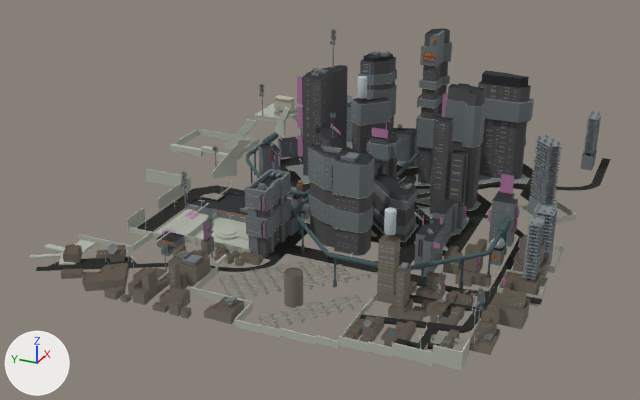
Two versions of the FBX model Assets/Models/CuberpunkCityWithKaws.fbx, one commit apart.
Before and after are seen from a 50 mm camera at (-1028.0, -447.0, 523.0) aimed at (-34.0, 0.0, 26.0). Lighting does not change. The marker at lower left points along +X, +Y and +Z. The picture after the commit comes second. Where no turn or scale is listed for an object, it has been applied to the vertices. Vertices at exactly the same position are counted once.

Names of what the first picture shows: 'Cuberpunk2077'.
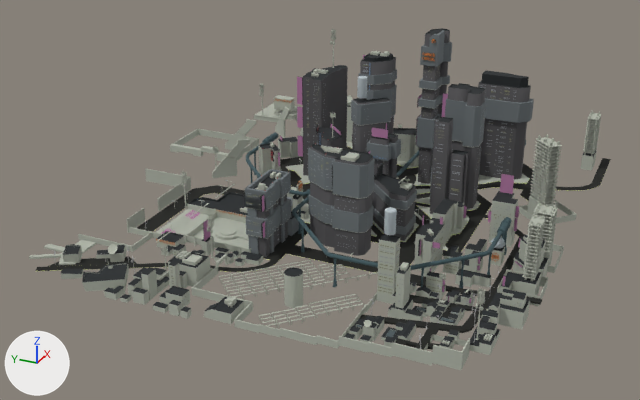
What differs and where, as boxes [x1, y1, x2, y2] in the pictures (640 x 400 px):
part 1 of me_cuberpunk2077_001, reshaped
    before: [157, 144, 523, 289]
part 2 of me_cuberpunk2077_001, recoloured
    both: [286, 142, 530, 250]
part 3 of me_cuberpunk2077_001, recoloured
    both: [111, 41, 484, 325]
part 4 of me_cuberpunk2077_001, edited (looks the same)
    both: [157, 130, 518, 243]
part 5 of me_cuberpunk2077_001, recoloured
    both: [63, 234, 548, 345]

What the commit changed:
me_cuberpunk2077_001 is used by ob_cuberpunk2077; location (0.0, 0.0, 0.0).
me_cuberpunk2077_001 had 49633 vertices, 63670 faces and spanned x -327.0..348.0, y -331.0..319.0, z -4.0..224.0.
me_cuberpunk2077_001 no longer uses material mat_meshpart2mtl (grey #7f878a).
me_cuberpunk2077_001 now has 49028 vertices, 35500 faces and spans x -327.0..348.0, y -331.0..319.0, z -4.0..224.0.
me_cuberpunk2077_001 part 1: 40 vertices moved within x -139.0..250.0, y -55.0..147.0, z 11.0..108.0; 583 vertices removed from x -294.0..322.0, y -287.0..162.0, z 0.0..125.0; 10 vertices added at x -39.0..-34.0, y 29.0..32.0, z 37.0..42.0.
me_cuberpunk2077_001 part 2: 134 faces spanning x -57.0..307.0, y -231.0..124.0, z 1.0 switch from mat_meshpart1mtl (grey #7d8588) to mat_meshpart9mtl (grey #b1b6a9).
me_cuberpunk2077_001 part 3: 1649 faces spanning x -297.0..281.0, y -286.0..254.0, z 9.0..216.0 switch from mat_meshpart7mtl (grey #6e7679) to mat_meshpart9mtl (grey #b1b6a9).
me_cuberpunk2077_001 part 4: 130 faces spanning x -197.0..271.0, y -257.0..173.0, z 9.0..59.0 switch from mat_meshpart18mtl (black #282a2c) to mat_meshpart21mtl (black #252a2c).
me_cuberpunk2077_001 part 5: 322 faces spanning x -325.0..-59.0, y -311.0..246.0, z 3.0..84.0 switch from mat_meshpart19mtl (brown #5e5347) to mat_meshpart21mtl (black #252a2c).
Other edits to the shape of me_cuberpunk2077_001 do not show in these pictures.
me_cuberpunk2077_001 no longer uses material mat_meshpart12mtl (light grey #b7bfc7).
me_cuberpunk2077_001 no longer uses material mat_meshpart15mtl (beige #c4bf99).
me_cuberpunk2077_001 no longer uses material mat_meshpart24mtl (grey #797368).
me_cuberpunk2077_001 no longer uses material mat_meshpart30mtl (grey #8a8e84).
me_cuberpunk2077_001 no longer uses material mat_meshpart35mtl (beige #a58d6c).
